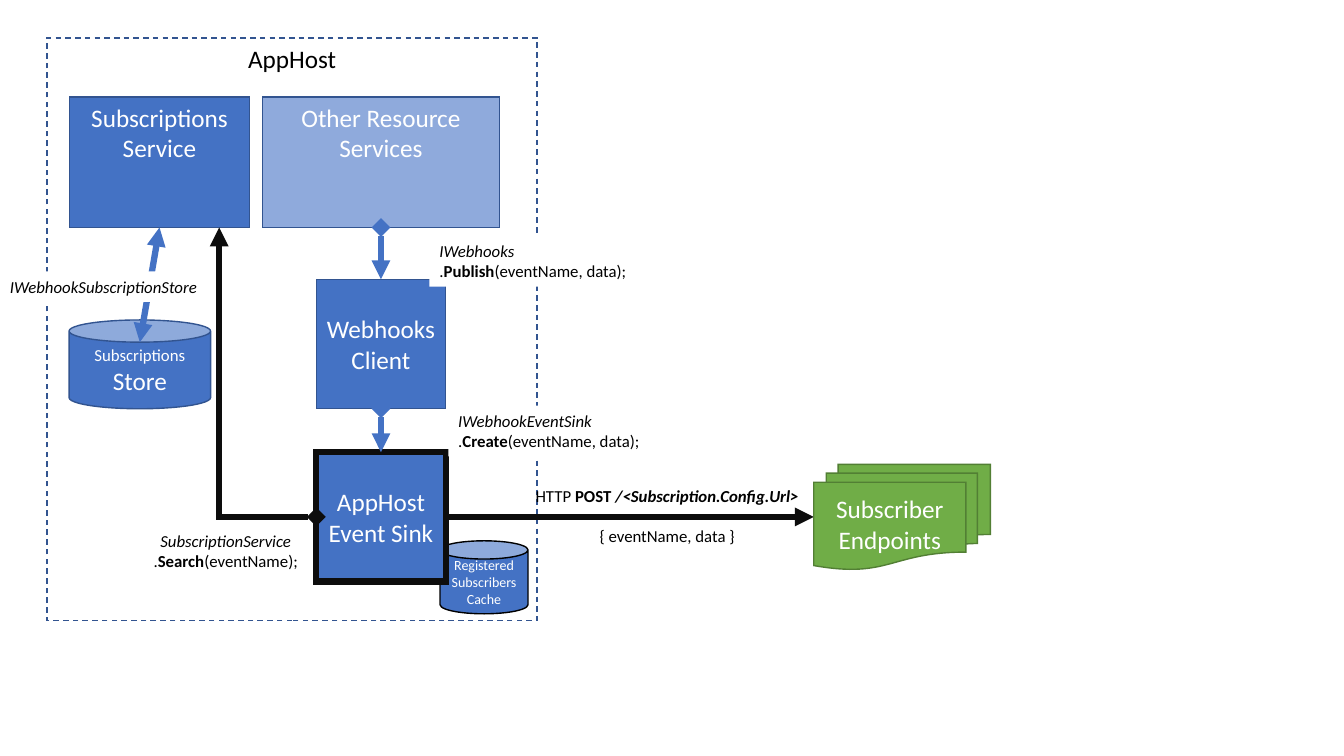
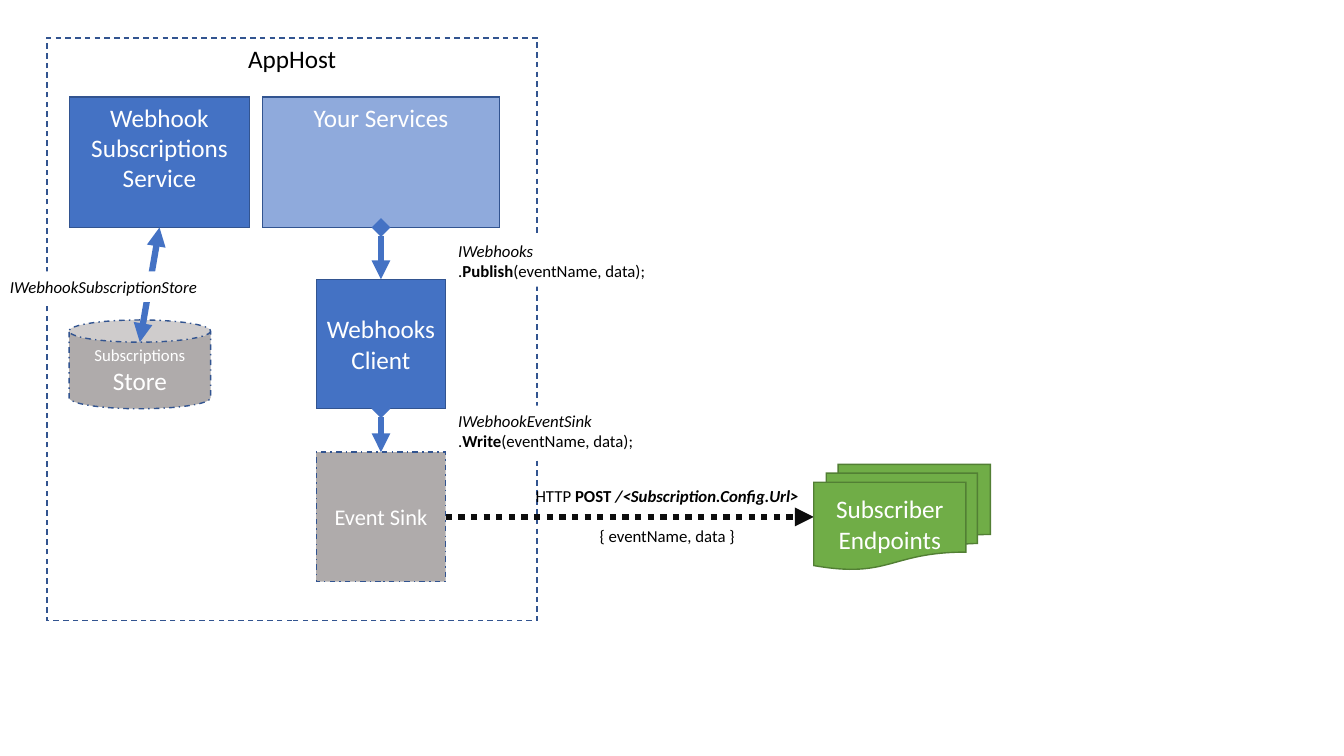
Before and after one commit to jezzsantos/ServiceStack.Webhooks, a slide deck: slide 1 of docs/images/Webhooks.pptx. Drawn at 1344x756 pixels with LibreOffice and Linux fonts; fonts in the diff are those of the drawing. Boxes give left, top, right and bottom in pixels: in the first picture for what was removed or moved away, otherwise in the second. Text is boxed around its words. In the diff, an @@ line names an element or a change of style, - is before the commit and + after.

```diff
--- a/docs/images/Webhooks.pptx
+++ b/docs/images/Webhooks.pptx
@@ text in rectangle at (110,109,208,127): paragraph added @@
+Webhook
@@ text in rectangle at (314,110,448,127): text changed @@
-Other Resource
-Services
+Your Services
@@ elbow double arrow removed from (317, 517) to (219, 228) @@
@@ text "IWebhooks": place and size @@
-text "IWebhooks" at (439,245,627,279)
+text "IWebhooks" at (458,245,645,279)
@@ cylinder "Subscriptions" at (70,320,211,408): fill #4472C4 to #AFABAB; outline #325491 1 pt to #325491 1 pt dashed @@
@@ text at (458,435,633,449): text changed @@
-.Create(eventName, data);
+.Write(eventName, data);
@@ rectangle "Event Sink" at (317,453,446,582): size 18 to 16 pt; fill #4472C4 to #AFABAB; outline #0D0D0D 4.5 pt to #325491 1 pt dashed @@
@@ text in rectangle at (337,495,425,515): paragraph removed @@
-AppHost
@@ text removed at (154,535,298,569) @@
-SubscriptionService
-.Search(eventName);
@@ arrow (446, 517) - (814, 517): stroke #0D0D0D 4.5 pt to #0D0D0D 4.5 pt dashed @@
@@ cylinder removed at (441,541,528,614) @@
-Registered
-Subscribers
-Cache
```
Also in this commit, not shown: 1 other slide changed, 1 slide added, 6 other files.
